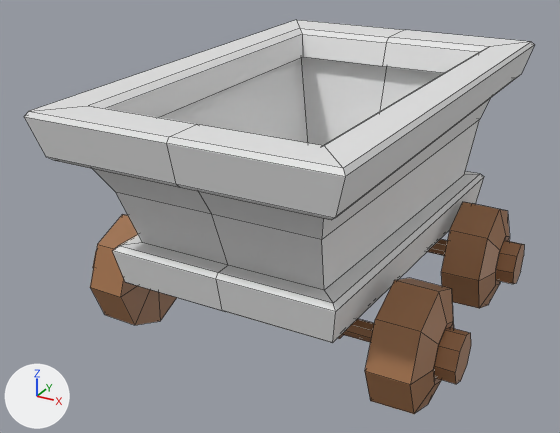
Renders of the FBX model Assets/Art/Meshes/MESH_Minecart.fbx from each side of a commit.
One viewpoint serves both versions: a camera (50 mm lens) standing at (1.36, -2.76, 2.0) and looking at (-0.12, -0.08, 0.66). The lights are fixed; the arrows at lower left show +X, +Y and +Z. Mesh edges are drawn as thin lines. Where no turn or scale is listed for an object, it has been applied to the vertices.

In view in the first picture: 'MinecartMesh', 'WheelsMesh'.
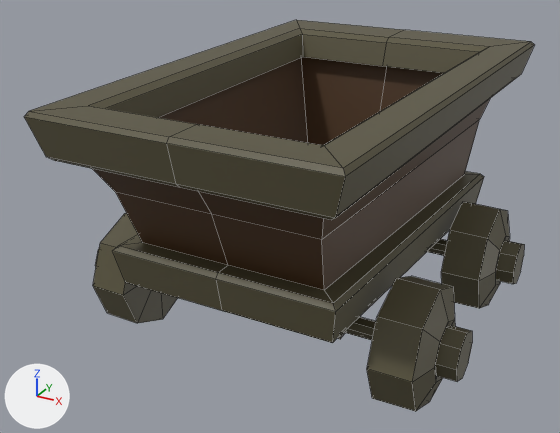
Commit message: Minecart Wheels

Pixel boxes [x1, y1, x2, y2] of what changed, in the pictures (560 x 433 px):
'WheelsMesh', deleted (brown): before [90, 202, 524, 414]
'WheelsBack', added: after [93, 213, 472, 411]
'WheelsFront', added: after [427, 202, 524, 308]
part 1 of me_cube_003, recoloured (grey to brown): [93, 169, 324, 290] in both
part 2 of me_cube_003, recoloured (grey to brown): [158, 57, 308, 143] in both
part 3 of me_cube_003, recoloured: [322, 99, 490, 290] in both
part 4 of me_cube_003, recoloured (grey to brown): [302, 57, 387, 145] in both
part 5 of me_cube_003, recoloured (grey to brown): [380, 67, 444, 111] in both
part 6 of me_cube_003, recoloured (white to brown): [24, 20, 534, 343] in both

The change, as a diff of the scene's bpy script:
```diff
--- a/Assets/Art/Meshes/MESH_Minecart.fbx.py
+++ b/Assets/Art/Meshes/MESH_Minecart.fbx.py
@@ mat_wood @@
+mat_wood = principled_material('Wood')
+mat_wood.base_color = (0.0766, 0.0362, 0.0134)  # brown #4e351f
@@ mat_iron @@
+mat_iron = principled_material('Iron')
+mat_iron.base_color = (0.0985, 0.0863, 0.0452)  # brown #58533c
@@ me_cube_003 @@
 me_cube_003.from_pydata(...)  # 102 vertices, 100 faces; spans x -0.64..0.64, y -0.99..1.05, z 0.49..1.29
 # used by ob_minecartmesh; location = (0.0, 0.0, 0.0)
+# me_cube_003 part 1: all 8 faces centred in x -0.22..0.22, y -0.82..-0.58, z 0.74..1.04 switch from no material to mat_wood (brown #4e351f)
+# me_cube_003 part 2: all 5 faces centred in x -0.47..-0.17, y 0.01..0.04, z 0.71..1.03 switch from no material to mat_wood (brown #4e351f)
+# me_cube_003 part 3: all 5 faces centred in x 0.17..0.47, y 0.01..0.04, z 0.71..1.03 switch from no material to mat_wood (brown #4e351f)
+# me_cube_003 part 4: all 4 faces centred in x -0.25..-0.18, y 0.65..0.89, z 0.68..1.03 switch from no material to mat_wood (brown #4e351f)
+# me_cube_003 part 5: all 4 faces centred in x 0.18..0.25, y 0.65..0.89, z 0.68..1.03 switch from no material to mat_wood (brown #4e351f)
+# me_cube_003 part 6: 74 of the faces centred in x -0.6..0.6, y -0.98..1.04, z 0.5..1.29 switch from no material to mat_iron (brown #58533c)
@@ me_cube_005 @@
+me_cube_005.from_pydata(...)  # 120 vertices, 111 faces; spans x -0.81..0.81, y -0.24..0.24, z -0.24..0.24
+me_cube_005.materials.append(mat_iron)  # brown #58533c
@@ ob_wheelsmesh @@
-ob_wheelsmesh = bpy.data.objects.new('WheelsMesh', me_cube_004)
-ob_wheelsmesh.location = (0.0, 0.0, 0.0)
@@ ob_wheelsfront @@
+ob_wheelsfront = bpy.data.objects.new('WheelsFront', me_cube_005)
+ob_wheelsfront.location = (0.0, 0.417, 0.439)
@@ ob_wheelsback @@
+ob_wheelsback = bpy.data.objects.new('WheelsBack', me_cube_005.copy())
+ob_wheelsback.location = (0.0, -0.4, 0.439)
```
